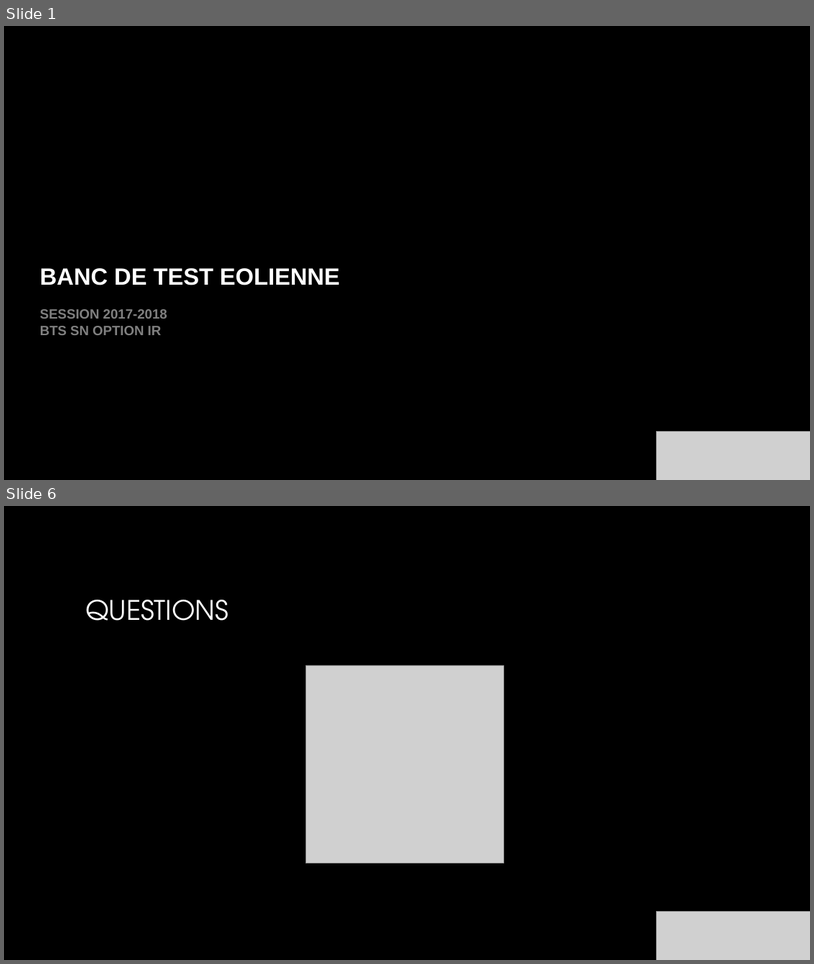
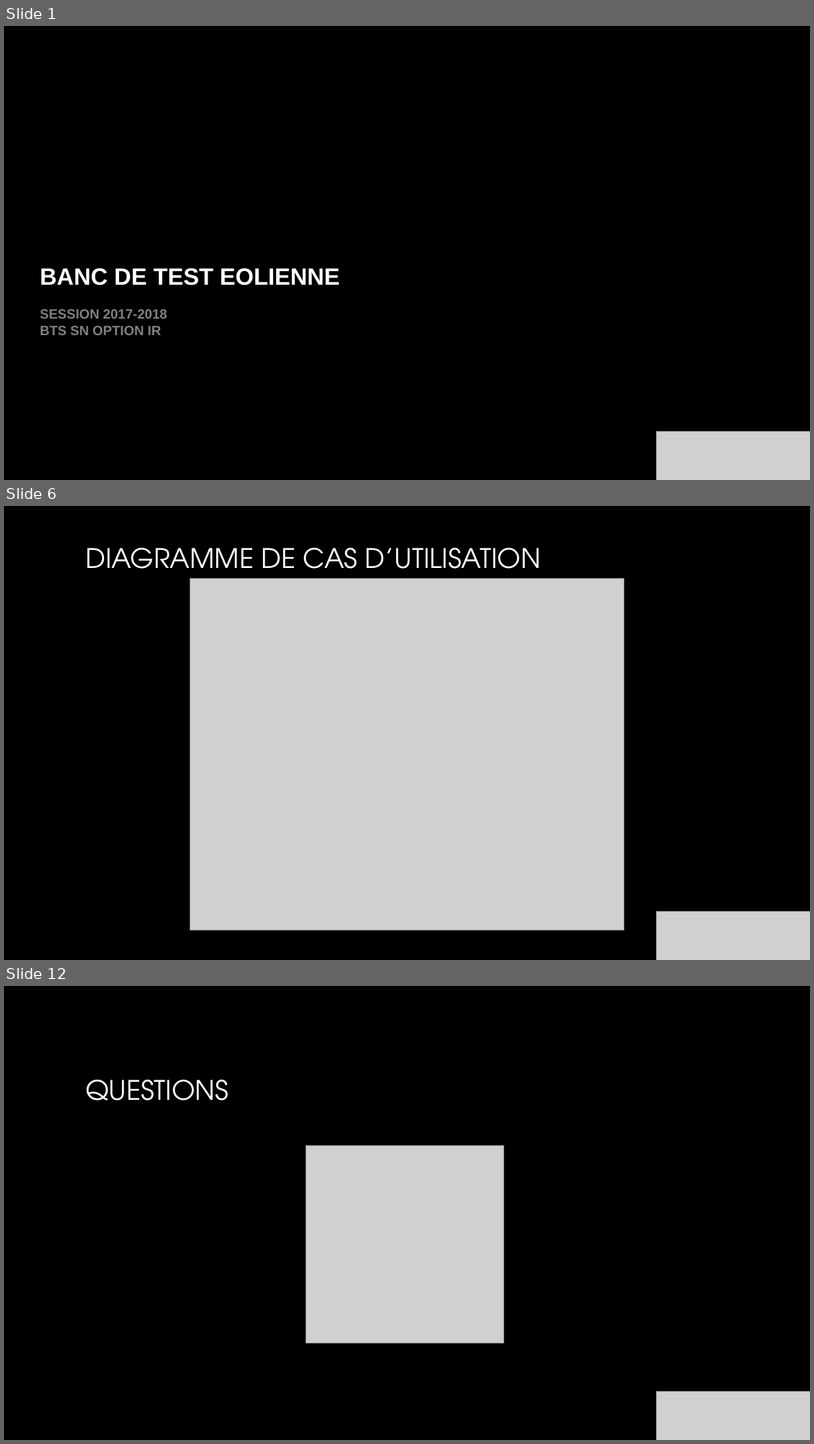
Before and after one commit to Izakun/banc_de_test_eolienne, a slide deck: 05_revue_de_projet/revues/revue_02/alan_carrer/diaporama.pptx. Shown one above the other, each under a label of ours: slides 1 and 6 before the commit, slides 1, 6 and 12 after it; the slides between them are not shown. The pictures are 814x964 and 814x1444 pixels, drawn with LibreOffice and Linux fonts; fonts in the diff are those of the drawing; grey boxes stand for pictures; background and template pictures are left out. Boxes give left, top, right and bottom in pixels: in the first picture for what was removed or moved away, otherwise in the second. Text is boxed around its words. In the diff, an @@ line names an element or a change of style, - is before the commit and + after.

```diff
--- a/05_revue_de_projet/revues/revue_02/alan_carrer/diaporama.pptx
+++ b/05_revue_de_projet/revues/revue_02/alan_carrer/diaporama.pptx
@@ slide 6 added at [4, 506, 810, 960], background picture (left out) @@
@@ title added at [85, 548, 541, 580], 32 pt, text gradient #FFFFFF to #A6A6A6 @@
+DIAGRAMME DE CAS D’UTILISATION
@@ picture added at [190, 579, 624, 929] @@
@@ picture added at [657, 911, 810, 960] @@
@@ what was slide 6 is now slide 12 @@
```
Also in this commit, not shown: 9 other slides added, 4 slides removed, 1 other file.
